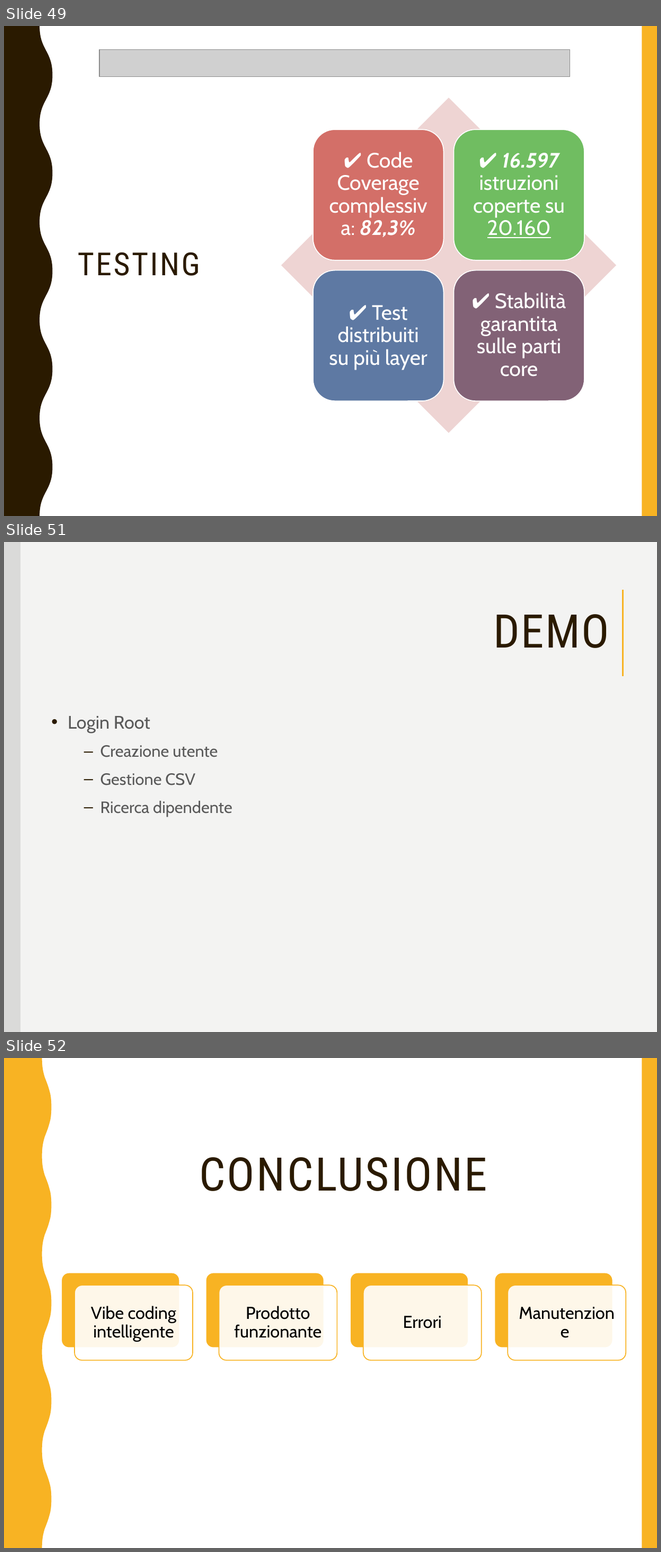
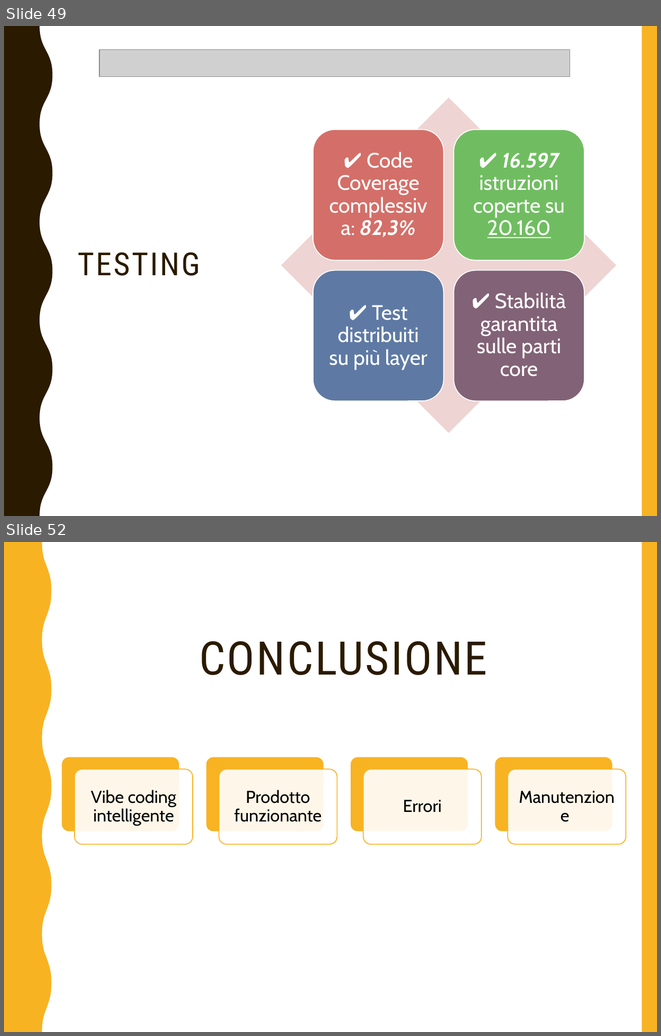
Before and after one commit to RiccardoSC2050/Progetto-ingegneria-del-software_1092954_1092457, a slide deck: presentazione/pw/Presentazione_Progetto_Ingegneria_Software(1).pptx. Shown one above the other, each under a label of ours: slides 49, 51 and 52 before the commit, slides 49 and 52 after it; the slides between them are not shown. The pictures are 661x1552 and 661x1036 pixels, drawn with LibreOffice and Linux fonts; fonts in the diff are those of the drawing; grey boxes stand for pictures. Boxes give left, top, right and bottom in pixels: in the first picture for what was removed or moved away, otherwise in the second. Text is boxed around its words. In the diff, an @@ line names an element or a change of style, - is before the commit and + after.

Commit message:
aggiunto parte demo

```diff
--- a/presentazione/pw/Presentazione_Progetto_Ingegneria_Software(1).pptx
+++ b/presentazione/pw/Presentazione_Progetto_Ingegneria_Software(1).pptx
@@ slide 51 removed at (4,542,657,1032), background #F3F3F2; not listed: 2 template elements that a slide beside it also shows @@
@@ rectangle removed at (4,542,657,1032) @@
@@ rectangle removed at (4,542,20,1032) @@
@@ line removed from (623, 590) to (623, 676) @@
@@ title removed at (493,614,609,648) @@
-DEMO
@@ text removed at (68,716,232,816) @@
-• Login Root
-  – Creazione utente
-  – Gestione CSV
-  – Ricerca dipendente
```
Also in this commit, not shown: 1 slide added.
